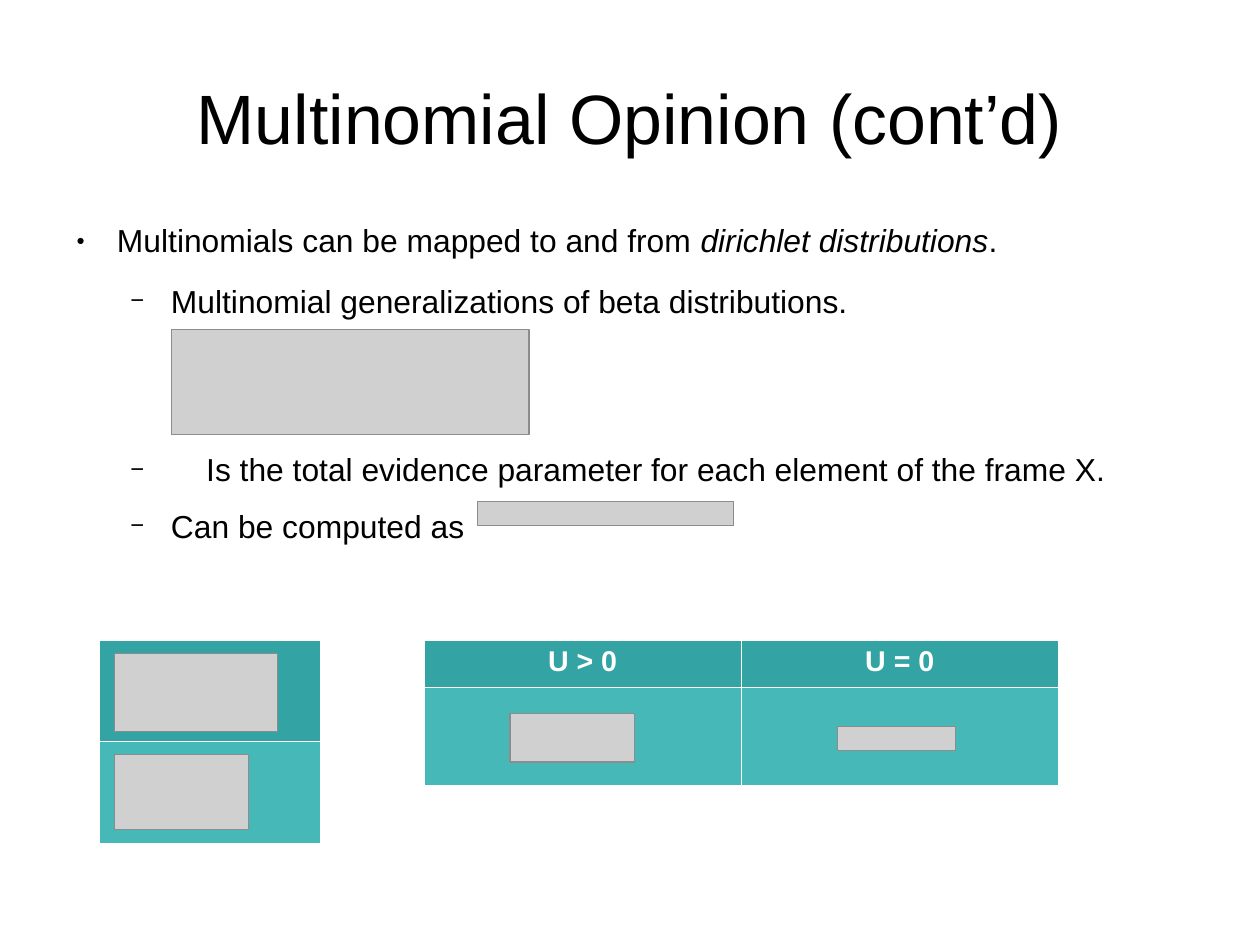
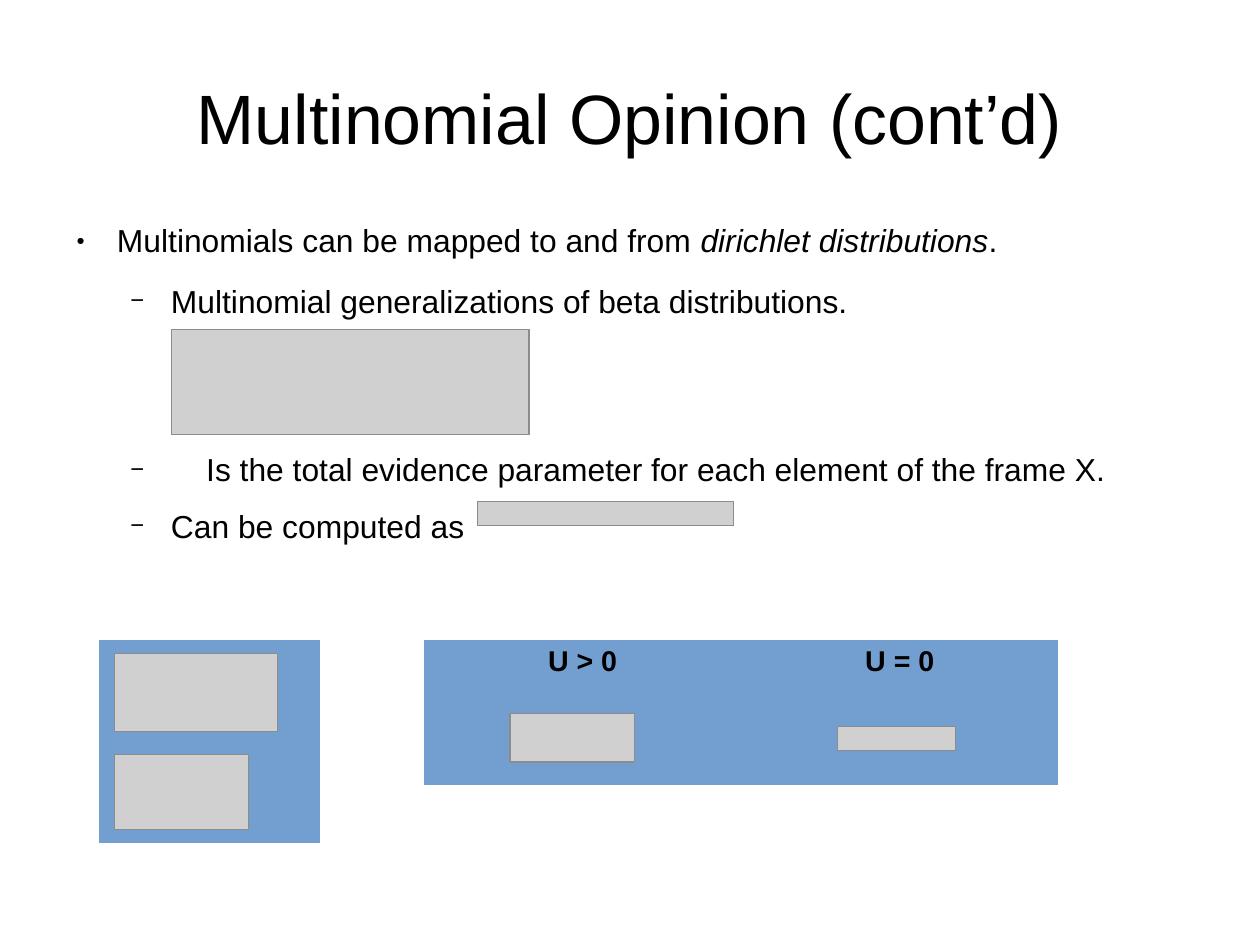
Before and after one commit to bstamour/SLHS, a slide deck: slide 19 of docs/proposal.odp. Drawn at 1260x945 pixels with LibreOffice and Linux fonts; fonts in the diff are those of the drawing; grey boxes stand for pictures; background and template pictures are left out. Boxes give left, top, right and bottom in pixels: in the first picture for what was removed or moved away, otherwise in the second. Text is boxed around its words. In the diff, an @@ line names an element or a change of style, - is before the commit and + after.

```diff
--- a/docs/proposal.odp
+++ b/docs/proposal.odp
@@ table at <box>99,640,320,843</box> @@
@@ fill #33A3A3 to #729FCF in row 1, column 1 @@
@@ fill #47B8B8 to #729FCF in row 2, column 1 @@
@@ borders changed @@
@@ table at <box>424,640,1060,784</box> @@
@@ fill #33A3A3 to #729FCF in row 1 @@
@@ fill #47B8B8 to #729FCF in row 2 @@
@@ text colour #FFFFFF to #000000 @@
@@ borders changed @@
```
Also in this commit, not shown: 5 other slides changed, 1 slide added, 16 other files.
